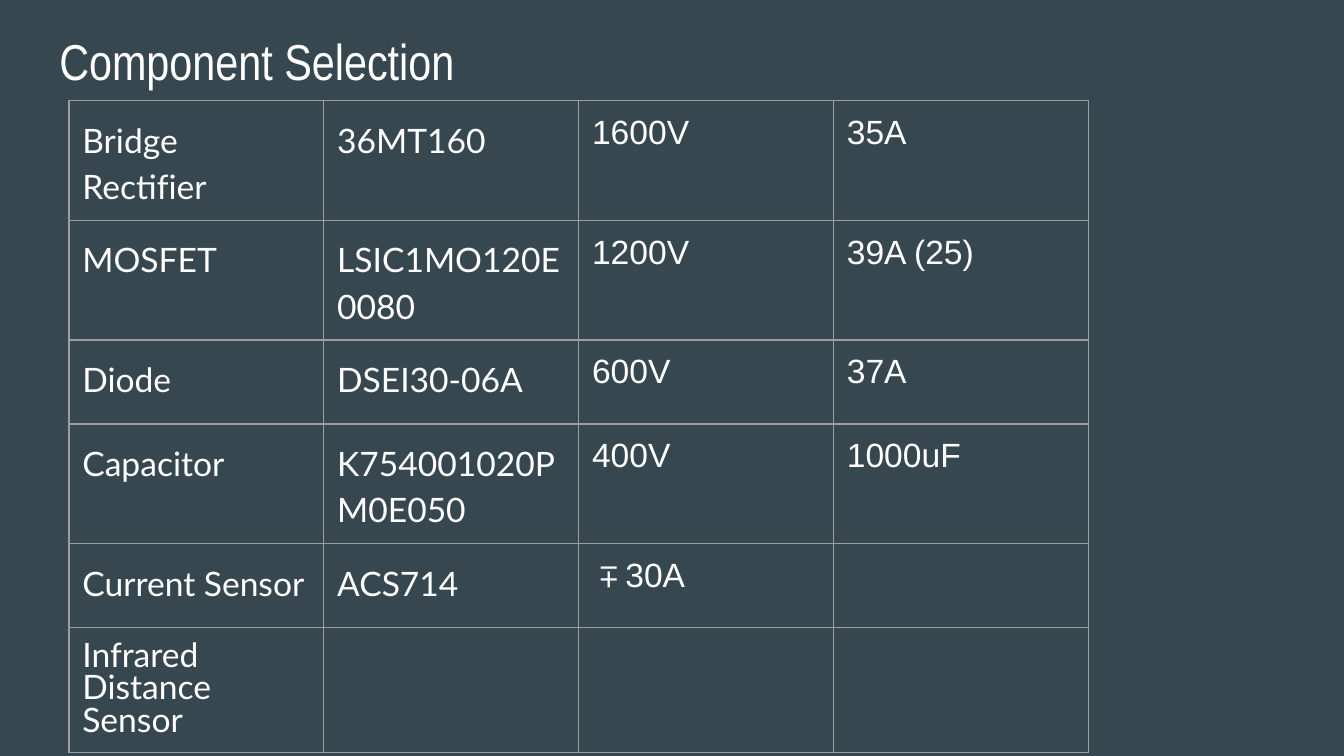
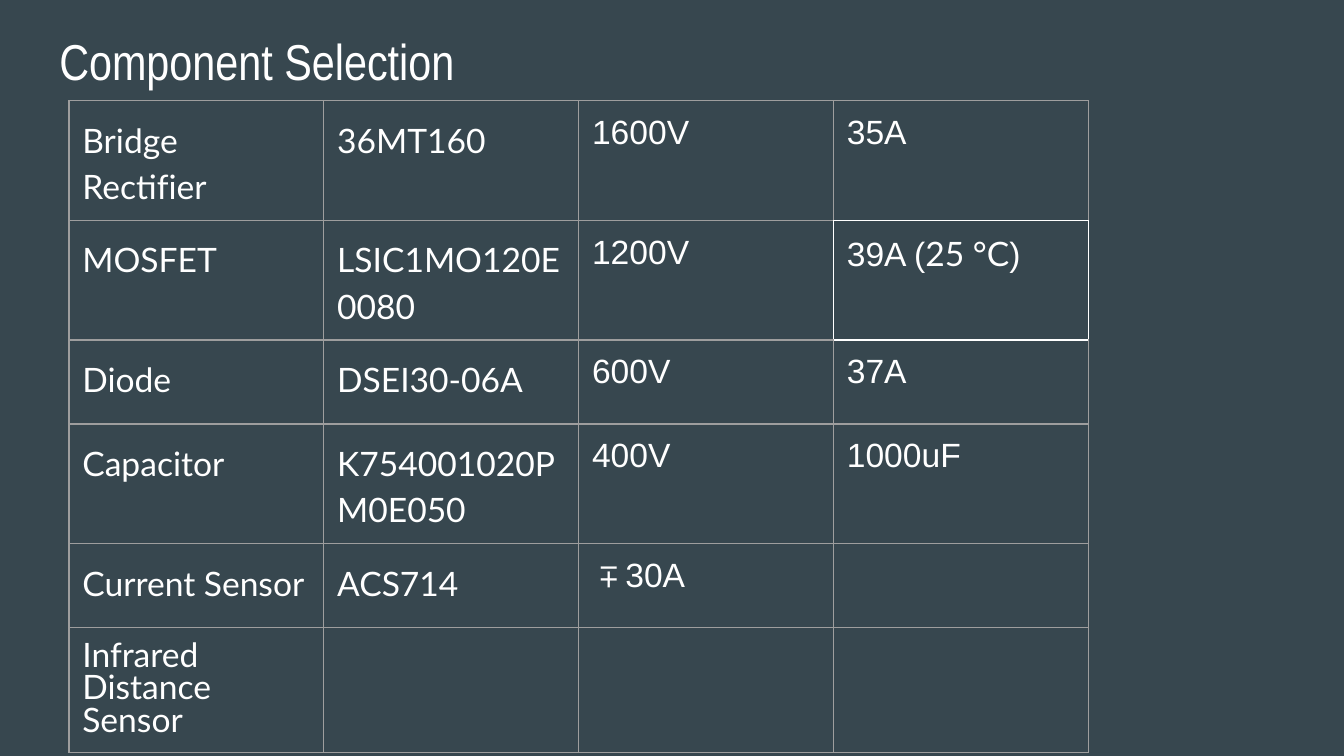
Before and after one commit to Mehmet-Emre-Dogan/EE463_2022_TermProject, a slide deck: slide 12 of reports/Feedback Presentation.pptx (slide 11 before the commit). Drawn at 1344x756 pixels with LibreOffice and Linux fonts; fonts in the diff are those of the drawing. Boxes give left, top, right and bottom in pixels: in the first picture for what was removed or moved away, otherwise in the second. Text is boxed around its words. In the diff, an @@ line names an element or a change of style, - is before the commit and + after.

```diff
--- a/reports/Feedback Presentation.pptx
+++ b/reports/Feedback Presentation.pptx
@@ table at <box>69,101,1090,737</box> @@
-row 2, column 4: 39A (25)
+row 2, column 4: 39A (25 °C)
@@ borders changed @@
```
Also in this commit, not shown: 1 other slide changed, 1 slide added.
